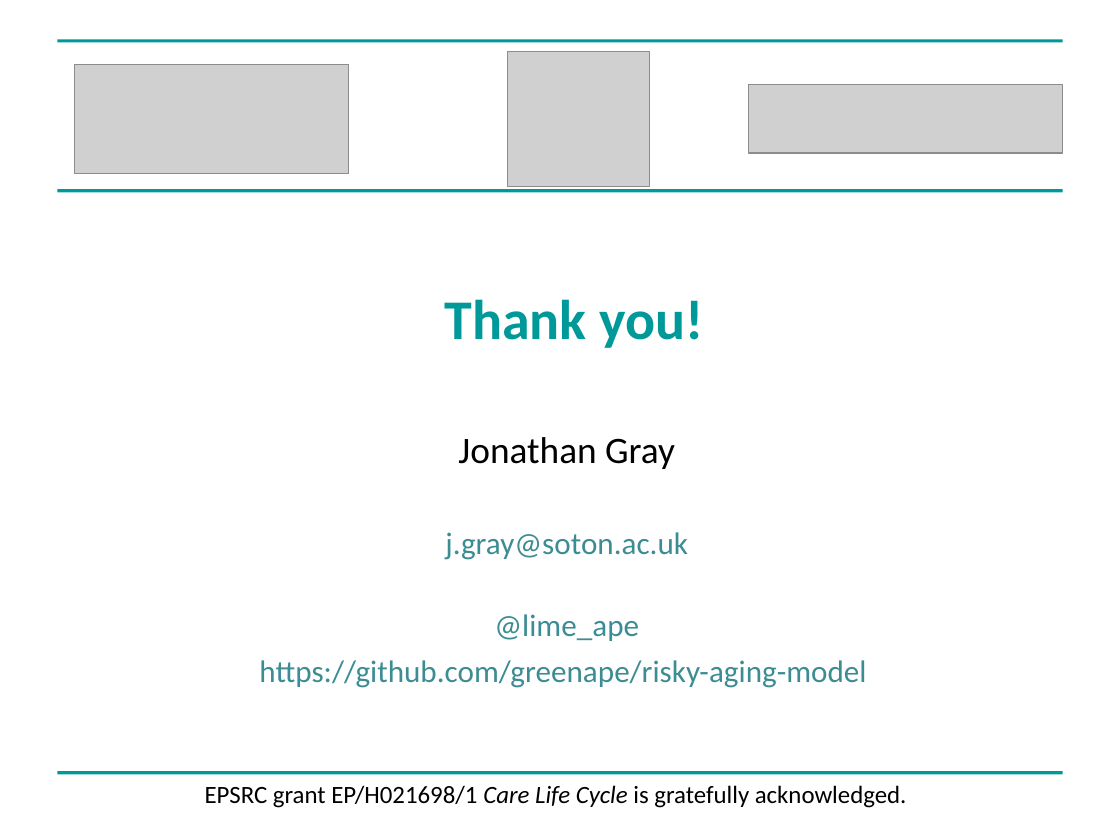
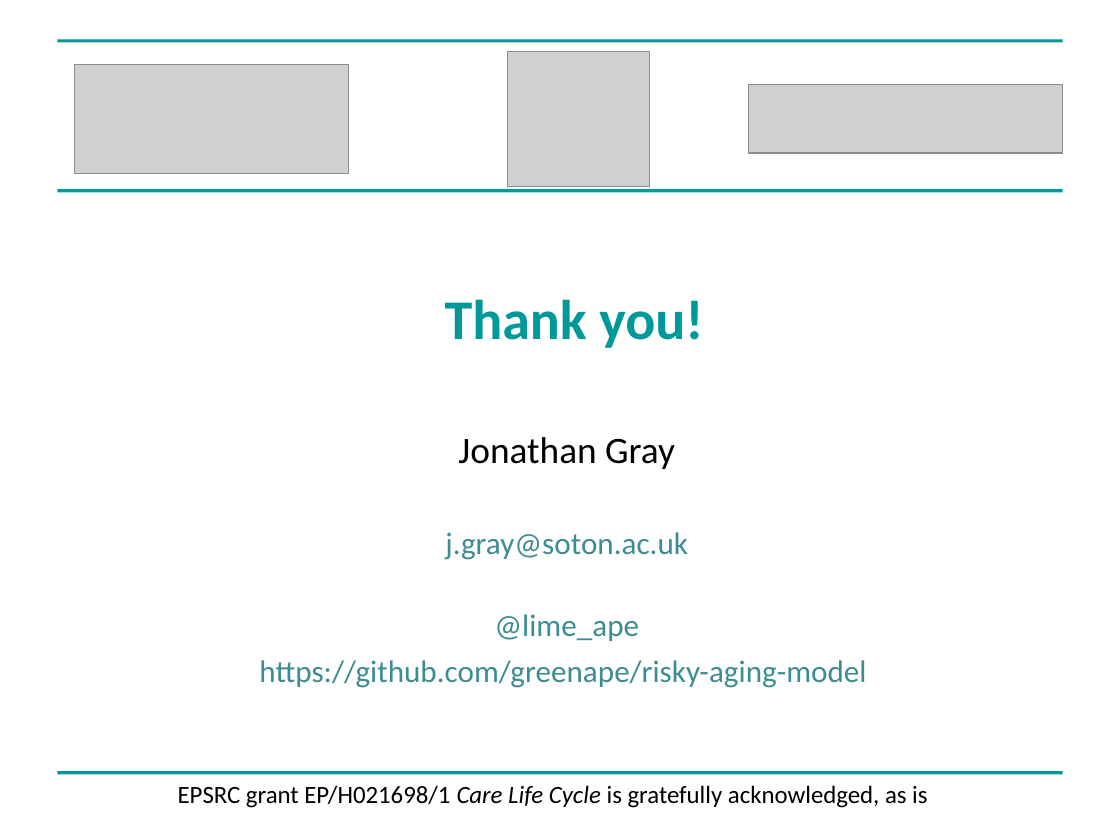
Before and after one commit to greenape/bsps2015, a slide deck: slide 22 of presentation/risky_aging_bsps.ppt. Drawn at 1120x840 pixels with LibreOffice and Linux fonts; fonts in the diff are those of the drawing; grey boxes stand for pictures. Boxes give left, top, right and bottom in pixels: in the first picture for what was removed or moved away, otherwise in the second. Text is boxed around its words. In the diff, an @@ line names an element or a change of style, - is before the commit and + after.

```diff
--- a/presentation/risky_aging_bsps.ppt
+++ b/presentation/risky_aging_bsps.ppt
@@ subtitle at <box>178,785,927,808</box>: text changed @@
-EPSRC grant EP/H021698/1 Care Life Cycle is gratefully acknowledged.
+EPSRC grant EP/H021698/1 Care Life Cycle is gratefully acknowledged, as is
```
